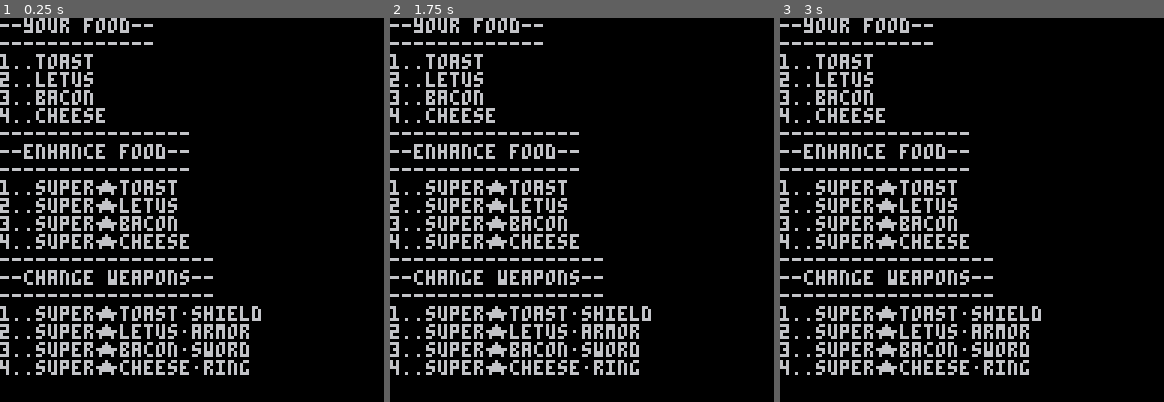
Above: before the commit, frames 1-3 (left to right).
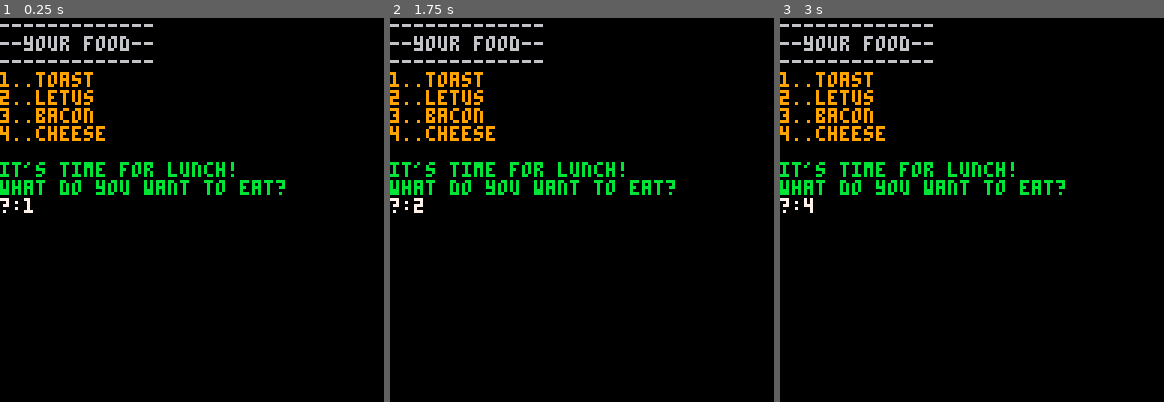
Above: after the commit, the same moments.

Repository: bitchunk/knutil
Game: PICO-8 cartridge snippet/tmap.p8
Same seed, same stepped clock (60 frames per second), same inputs: the game is played once before the commit and once after it.
Inputs:
- Up to frame 1 (0.25 s): no input
- Up to frame 2 (1.75 s): hold Right from 1.6 s (still down)
- Up to frame 3 (3 s): release Right at 2.1 s; hold Right from 2.47 s (still down)

The runs differ from the first frame. In frame 1, 15% of the frame differs, in the area x 0-75%, y 0-93%; in frame 2, 15%; in frame 3, 15%.

Commit message:
tmap()、返り値falseを差し替え可能に修正、

Diff:
--- a/snippet/tmap.p8
+++ b/snippet/tmap.p8
@@ -1,24 +1,44 @@
 pico-8 cartridge // http://www.pico-8.com
-version 35
+version 41
 __lua__
---tmap [tmap() concatenates two or more tables]
---v0.1
+--tmap
+--v0.2
 --@shiftalow / bitchunk
+
+--[[
+	- tmap               -- more flexible foreach().
+	- @param  table    t -- table for scanning each element.
+	- @param  function f -- function to execute for each element.
+	- @return table      -- table after the function is executed.
+
+	- @description
+		-- execute as many functions as there are elements in the table.
+					the arguments of the function to be executed are the element value, index and key value.
+					passing a return value in the function will update the table elements.
+
+		-- the basic function to be specified.
+				 function(v,i)
+	     return r
+					end
+				 @param  any v -- current table element.
+					@param  any i -- index or key of the current table element.
+				 @return any r -- value to update the current element.
+]]--
+
 function tmap(t,f)
 for i,v in pairs(t) do
-t[i]=f(v,i) or t[i]
+v=f(v,i)
+if v~=nil then
+t[i]=v
+end
 end
 return t
 end
 
---------------------------------
--- execute the function of
--- the second argument
--- for each element of
--- the table, as in foreach().
---------------------------------
+----
 
 cls()
+
 ?'-------------'
 ?'--your food--'
 ?'-------------'
@@ -29,33 +49,64 @@
 	,'cheese'
 }
 t=tmap(t, function(v,i)
- ?i..'..'..v
+ ?i..'..'..v,9
 end)
--- the first argument is
---  the table,
---
--- the second argument specifies
---  the function to be
---  applied to each
---  table element.
---
--- the return value is
---  the table of arguments.
-
-?'----------------'
+
+?"\nit's time for lunch!\nwhat do you want to eat?",11
+local q,x,y=1,cursor()
+::_1::
+poke(0x5f30,1)
+q=mid(1,#t,q+tonum(btnp(1))-tonum(btnp(0)))
+?'███',x,y,0
+?'?:'..q,x,y,7
+flip()
+if not btnp(6) then
+goto _1
+end
+deli(t,q)
+--[[
+ the first argument is
+  the table,
+
+ the second argument specifies
+  the function to be
+  applied to each
+  table element.
+
+ the return value is
+  the table of arguments.
+]]
+
+?'----------------',6
 ?'--enhance food--'
 ?'----------------'
 t=tmap(t, function(v,i)
  v='super★'..v
- ?i..'..'..v
+ ?i..'..'..v,10
  return v
 end)
--- array elements can be
---  updated by specifying
---  the return value
---  in the function.
-
-?'------------------'
+
+?"\nit's time for dinner!\nwhat do you want to eat?",11
+local q,x,y=1,cursor()
+::_2::
+poke(0x5f30,1)
+q=mid(1,#t,q+tonum(btnp(1))-tonum(btnp(0)))
+?'███',x,y,0
+?'?:'..q,x,y,7
+flip()
+if not btnp(6) then
+goto _2
+end
+deli(t,q)
+
+--[[
+	array elements can be
+		updated by specifying
+		the return value
+		in the function.
+]]
+
+?'------------------',6
 ?'--change weapons--'
 ?'------------------'
 t=tmap({
@@ -64,10 +115,32 @@
 	,'sword'
 	,'ring'
 }, function(v,i)
- v=t[i]..'•'..v
- ?i..'..'..v
+	if t[i] then
+	 v=t[i]..'•'..v
+	 ?i..'..'..v,12
+	end
  return v
 end)
+
+-->8
+--[[
+update history
+**v0.2**
+ - support for updating table elements to false.
+ - documentation was adapted to other library formats.
+ - the previous version of the code was commented out as the shortest version.
+
+-- shortest version
+function tmap(t,f)
+for i,v in pairs(t) do
+t[i]=f(v,i) or t[i]
+end
+return t
+end
+
+**v0.1**
+	- first release
+]]--
 
 __gfx__
 00000000000000000000000000000000000000000000000000000000000000000000000000000000000000000000000000000000000000000000000000000000
Not shown, changed: the thumbnail (__label__) section of snippet/tmap.p8
Not shown, changed: snippet/tmap.p8.png
